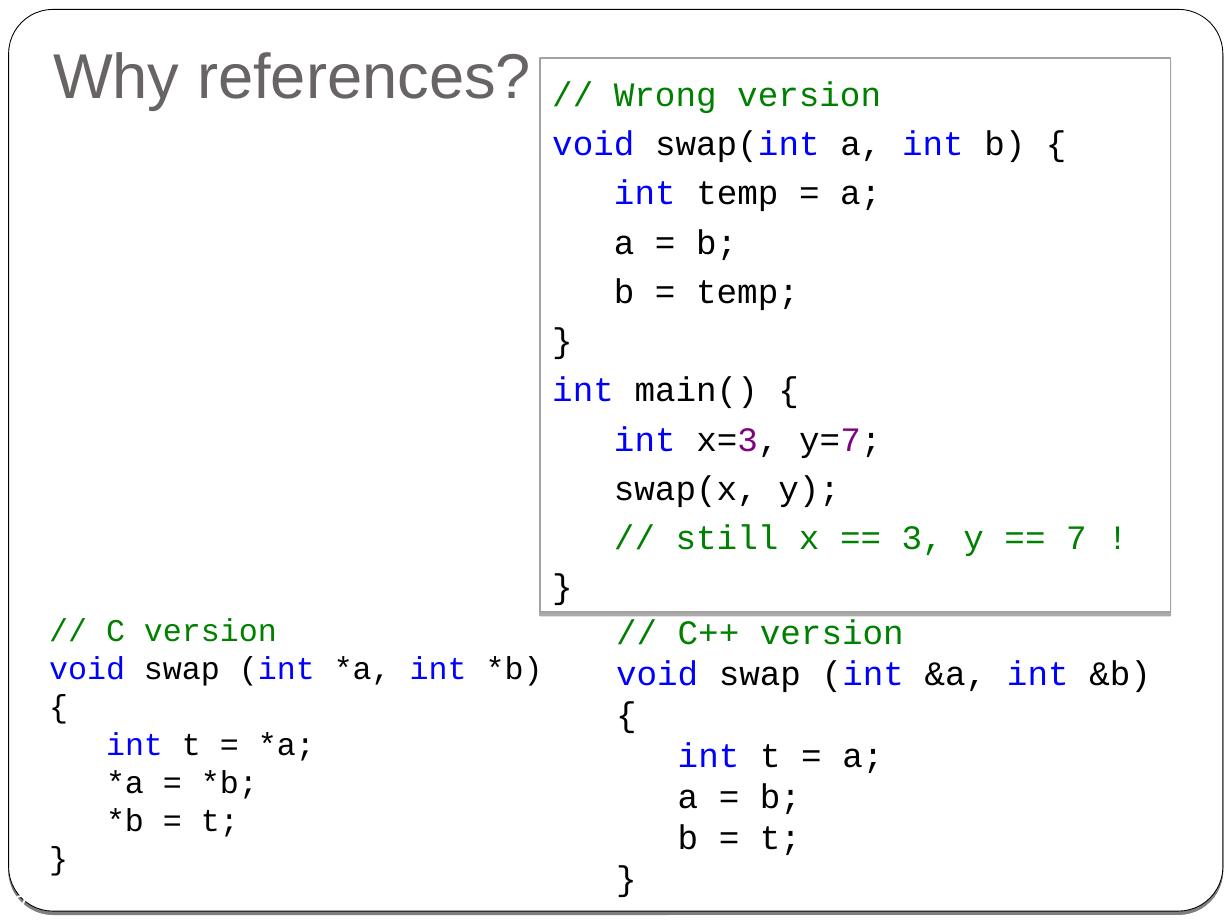
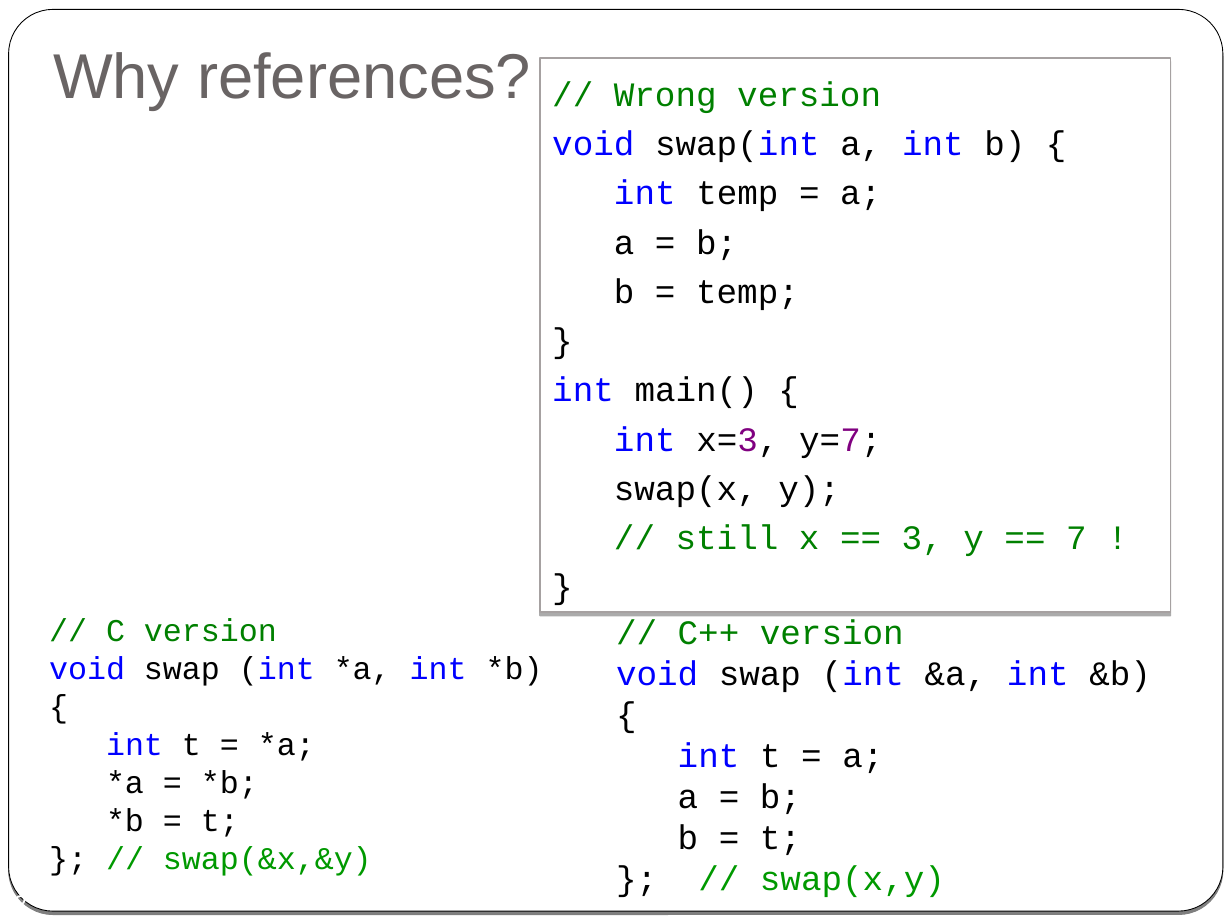
Before and after one commit to cpp-at-ariel/cpp-5779, a slide deck: slide 2 of 03-reference-const/slides-2-reference.odp. Drawn at 1232x924 pixels with LibreOffice and Linux fonts; fonts in the diff are those of the drawing. Boxes give left, top, right and bottom in pixels: in the first picture for what was removed or moved away, otherwise in the second. Text is boxed around its words. In the diff, an @@ line names an element or a change of style, - is before the commit and + after.

```diff
--- a/03-reference-const/slides-2-reference.odp
+++ b/03-reference-const/slides-2-reference.odp
@@ text at [49,618,543,876]: text changed @@
-// C version
-void swap (int *a, int *b) {
-int t = *a;
-*a = *b;
-*b = t;
-}
+// C version
+void swap (int *a, int *b) {
+int t = *a;
+*a = *b;
+*b = t;
+}; // swap(&x,&y)
@@ text at [616,619,1151,897]: text changed @@
-// C++ version
-void swap (int &a, int &b) {
-int t = a;
-a = b;
-b = t;
-}
+// C++ version
+void swap (int &a, int &b) {
+int t = a;
+a = b;
+b = t;
+}; // swap(x,y)
```
Also in this commit, not shown: 3 other slides changed, 1 slide added, 9 slides removed, 13 other files.
